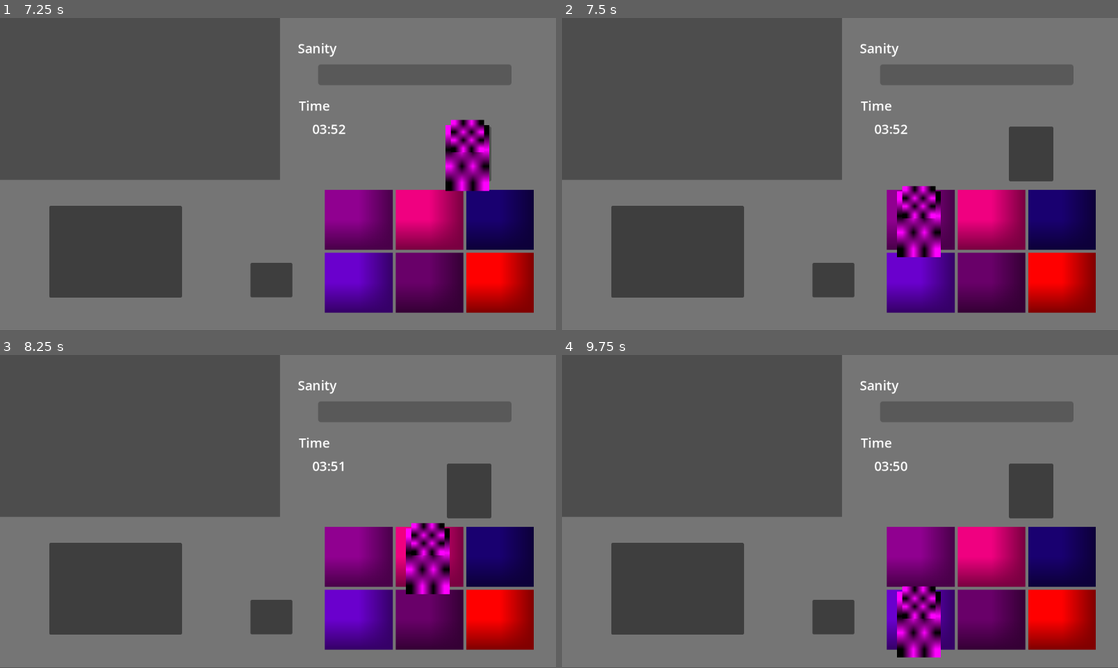
Above: before the commit, frames 1-4 (two rows, left to right).
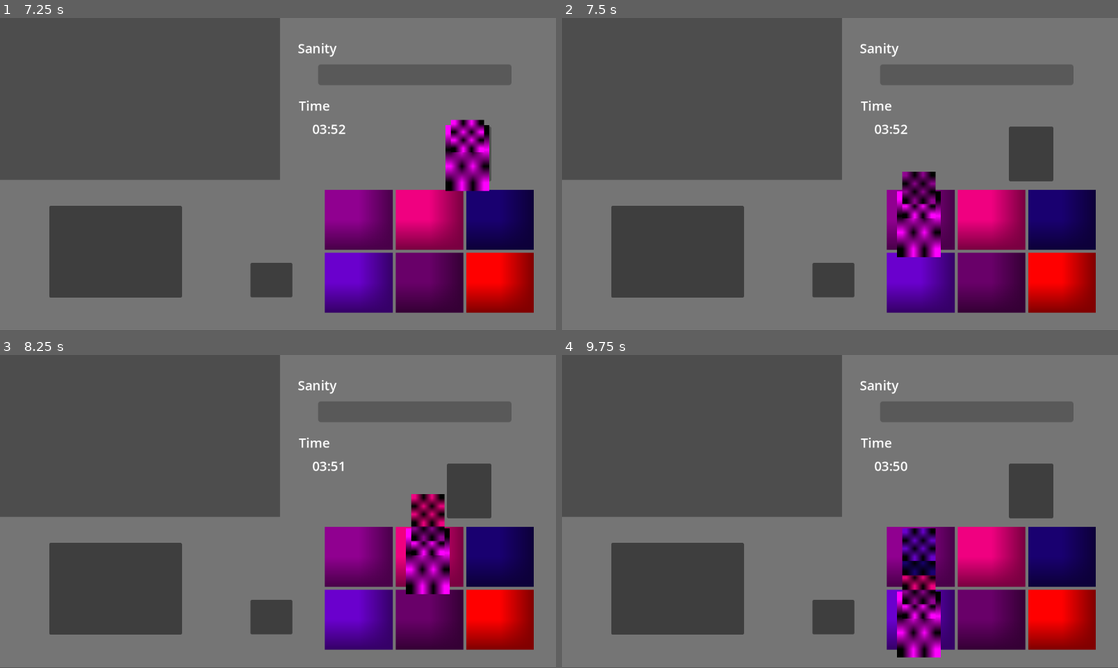
Above: after the commit, the same moments.

Repository: D4NIFAKTOR1ELLE/IceScreemMan
Game: Godot game, scene res://Game.tscn
Same seed, same stepped clock (60 frames per second), same inputs: the game is played once before the commit and once after it.
Inputs (mouse positions are in pixels of both pictures, inside the frame that each line leads up to):
- Up to frame 1 (7.25 s): click (361, 221) at 0.5 s; click (428, 221) at 1.25 s; click (500, 221) at 2 s; click (361, 284) at 2.75 s; click (428, 284) at 3.5 s; click (500, 284) at 4.25 s; click (116, 252) at 5 s; click (272, 280) at 5.75 s; click (467, 152) at 6.5 s
- Up to frame 2 (7.5 s): click (923, 221) at 7.25 s
- Up to frame 3 (8.25 s): click (428, 558) at 8 s
- Up to frame 4 (9.75 s): click (1062, 558) at 8.75 s; click (923, 621) at 9.5 s

Frame 1 is identical in both runs. In frame 2, 0.6% of the frame differs, in the area x 61-68%, y 49-60%; in frame 3, 0.9%; in frame 4, 1.4%, in the area x 61-68%, y 55-80%.

Commit message:
THE SCOOp

Diff:
--- a/game/constants.gd
+++ b/game/constants.gd
@@ -6,11 +6,11 @@
 
 const scoop_limit: int = 6
 
+var cone = preload("res://game/elements/Cone.tscn")
 var new_cone: Cone
 var cone_in_hand: bool = false
 var game_instance
 var puzzles_until_win: int = 3
-var cone = load("res://game/elements/Cone.tscn")
 
 var flavours: Dictionary = {
 	"Pickles": Color.LIGHT_GREEN,
--- a/game/elements/Cone.tscn
+++ b/game/elements/Cone.tscn
@@ -15,6 +15,7 @@
 size_flags_horizontal = 3
 size_flags_vertical = 3
 mouse_filter = 2
+mouse_behavior_recursive = 1
 script = ExtResource("1_kvamh")
 
 [node name="Waffle" type="TextureRect" parent="." unique_id=2131034421]
--- a/game/elements/cone.gd
+++ b/game/elements/cone.gd
@@ -12,13 +12,15 @@
 	global_position = get_global_mouse_position()
 
 func add_scoop(colour: Color):
+	if scoops == 6:
+		return
 	scoops = scoops + 1
 	var new_scoop = start_scoop.duplicate()
+	new_scoop.name = str(scoops + 1)
 
-	new_scoop.position = Vector2(start_scoop.position.x, get_node("Scoops/%s" % scoops).position.y)
 	new_scoop.self_modulate = colour
 	$Scoops.add_child(new_scoop)
-	print(new_scoop.name)
+	new_scoop.position = Vector2(start_scoop.position.x, get_node("Scoops/%s" % scoops).position.y - 30)
 
 func remove_scoop():
 	if scoops == 0:
--- a/ui/truck_inside.gd
+++ b/ui/truck_inside.gd
@@ -1,8 +1,6 @@
 extends CanvasLayer
 
 @onready var flavours: Array[Button] = []
-
-var new_cone
 
 func initialise(flavour_array: Array[String]):
 	var index: int = 0
@@ -20,7 +18,6 @@
 	pass # Replace with function body.
 
 func _on_flavour_pressed(flavour_name: Node):
-	print(Constants.new_cone)
 	if Constants.new_cone:
 		Constants.new_cone.add_scoop(Constants.flavours.get(flavour_name.name))
 
